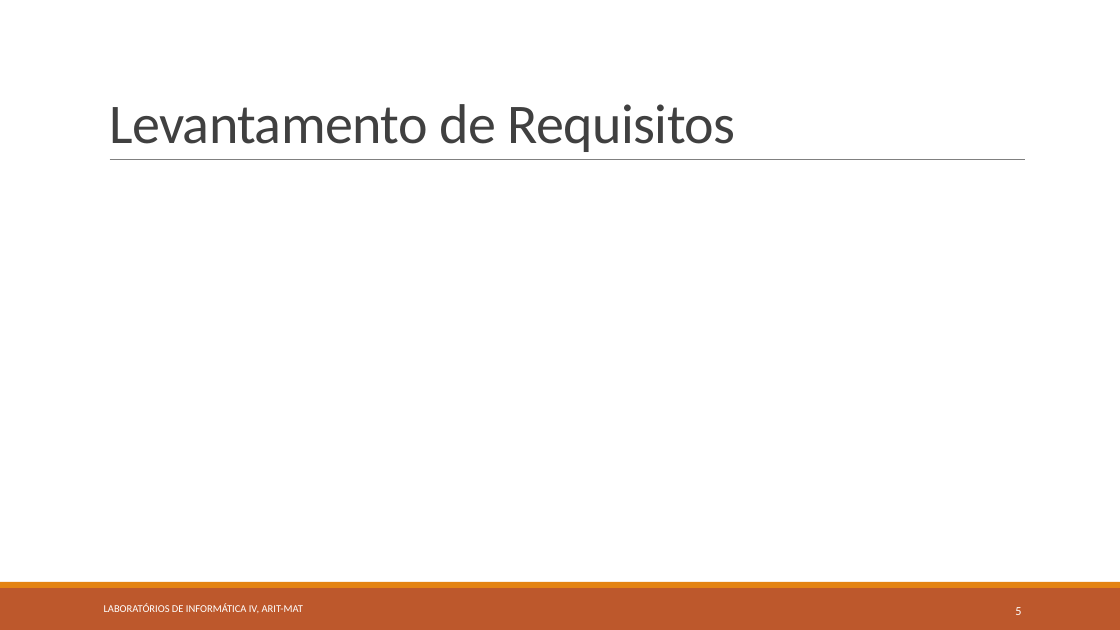
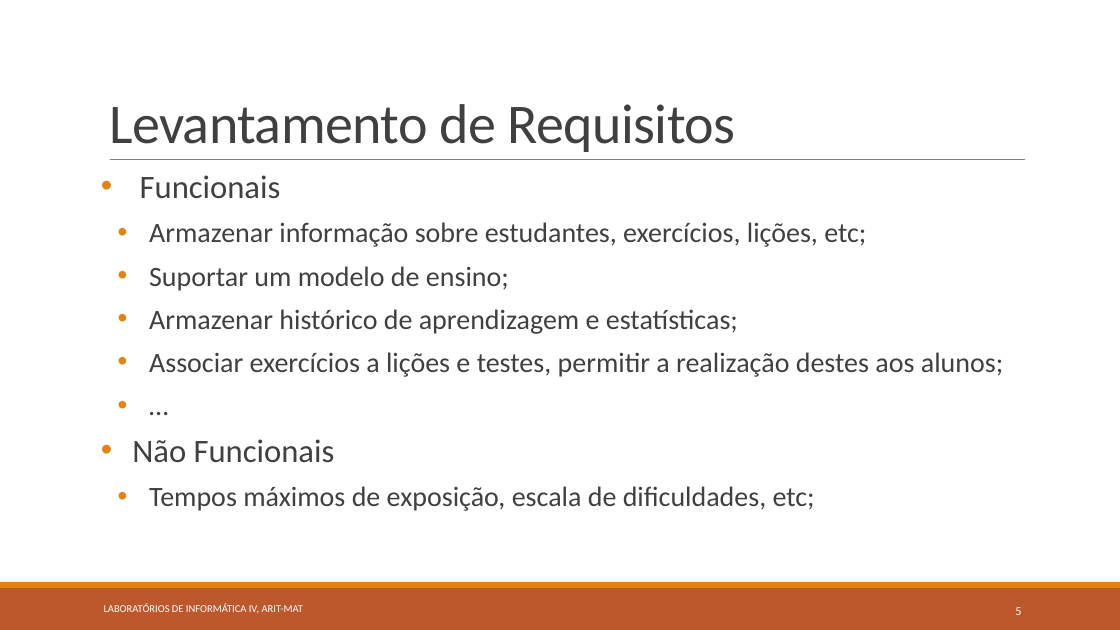
Before and after one commit to BrunoTorres/LI4, a slide deck: slide 5 of Apresentação/ARIT-MAT-Fase-2.pptx. Drawn at 1120x630 pixels with LibreOffice and Linux fonts; fonts in the diff are those of the drawing. Boxes give left, top, right and bottom in pixels: in the first picture for what was removed or moved away, otherwise in the second. Text is boxed around its words. In the diff, an @@ line names an element or a change of style, - is before the commit and + after.

Commit message:
Apresentação

```diff
--- a/Apresentação/ARIT-MAT-Fase-2.pptx
+++ b/Apresentação/ARIT-MAT-Fase-2.pptx
@@ text added at (132,175,1003,511), 24 pt, text #404040 @@
+  • Funcionais
+    • Armazenar informação sobre estudantes, exercícios, lições, etc;
+    • Suportar um modelo de ensino;
+    • Armazenar histórico de aprendizagem e estatísticas;
+    • Associar exercícios a lições e testes, permitir a realização destes aos alunos;
+    • …
+  • Não Funcionais
+    • Tempos máximos de exposição, escala de dificuldades, etc;
```
Also in this commit, not shown: 2 other slides changed, 6 slides added, 1 other file.
